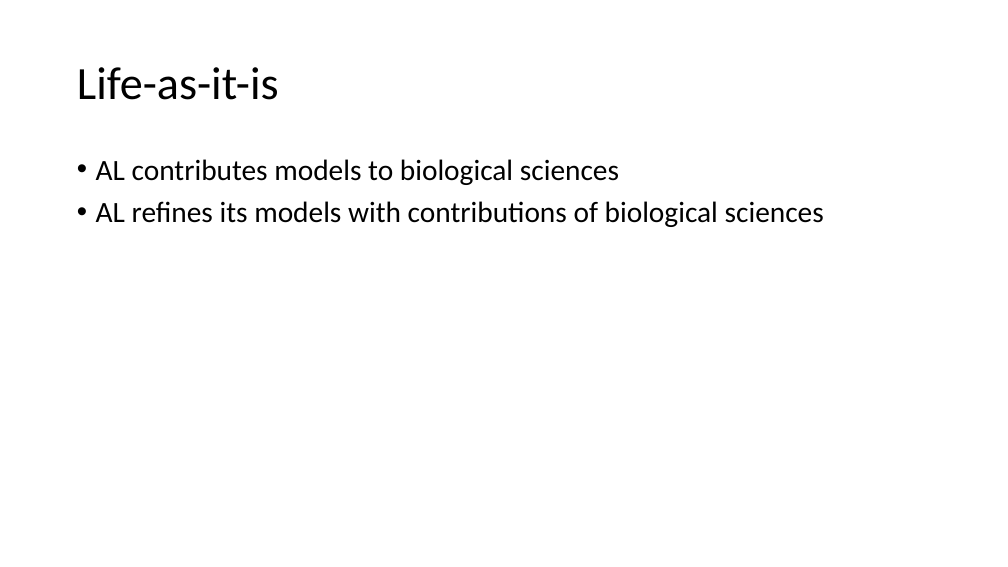
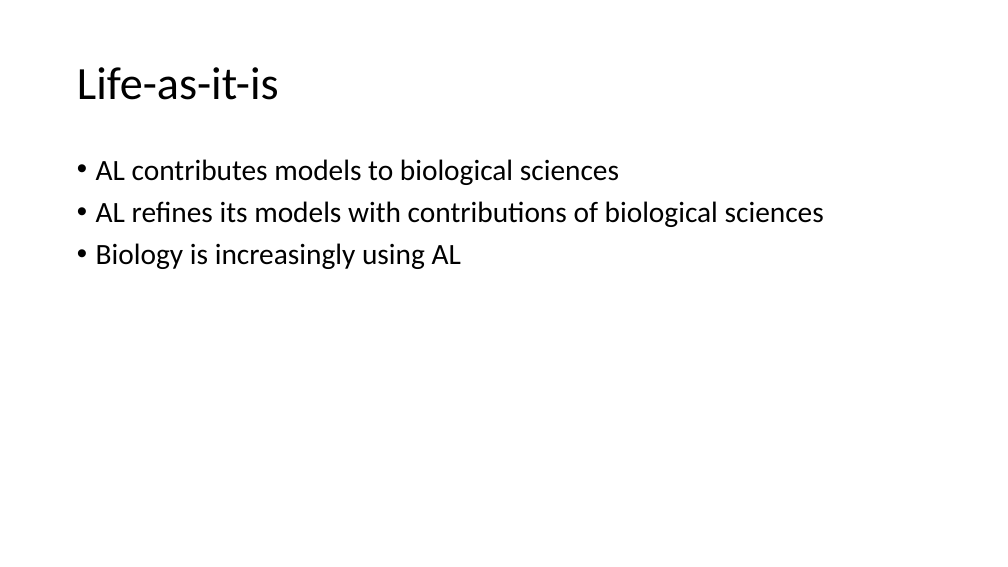
Before and after one commit to BenChurch/Fall2016, a slide deck: slide 6 of CISC879/ChapterPresentation/LectureSlidesCh8.pptx. Drawn at 1008x567 pixels with LibreOffice and Linux fonts; fonts in the diff are those of the drawing. Boxes give left, top, right and bottom in pixels: in the first picture for what was removed or moved away, otherwise in the second. Text is boxed around its words. In the diff, an @@ line names an element or a change of style, - is before the commit and + after.

```diff
--- a/CISC879/ChapterPresentation/LectureSlidesCh8.pptx
+++ b/CISC879/ChapterPresentation/LectureSlidesCh8.pptx
@@ text at <box>96,243,461,269</box>: paragraph added @@
+• Biology is increasingly using AL
```
Also in this commit, not shown: 10 other slides changed, 14 slides added, 3 other files.
